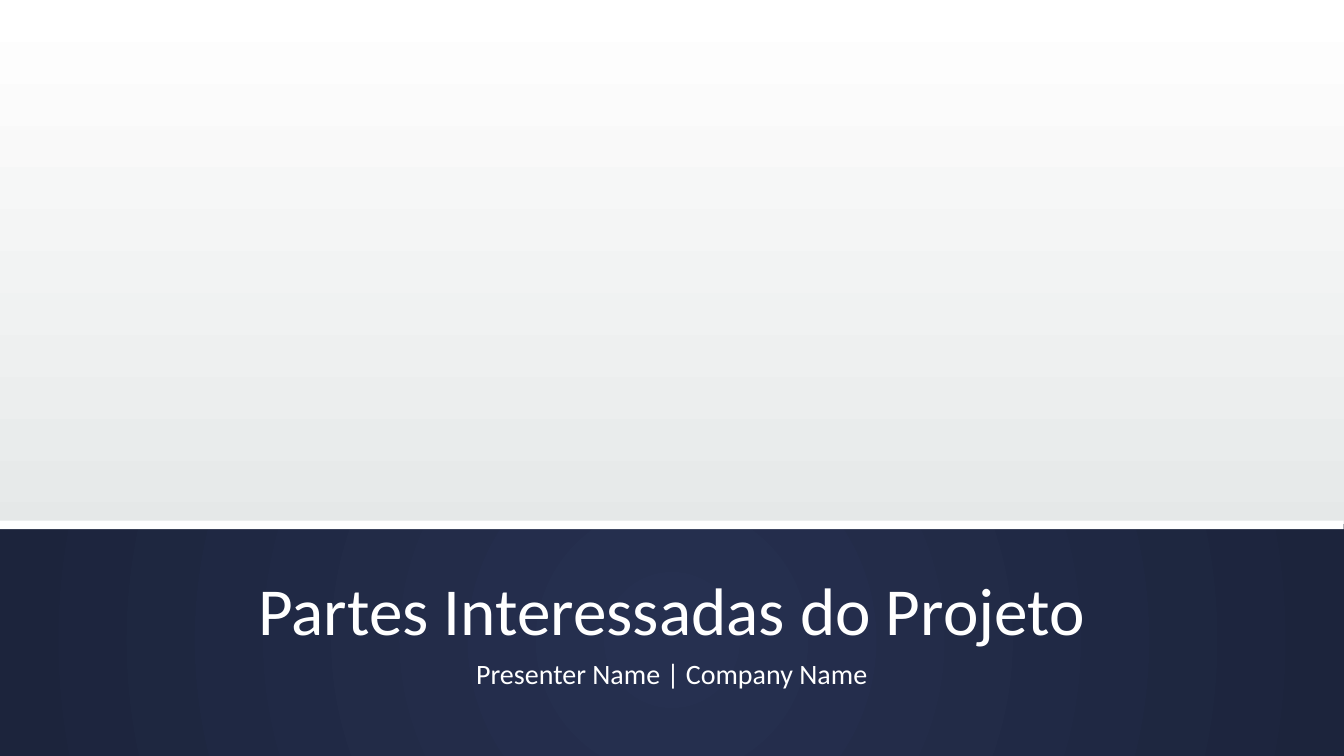
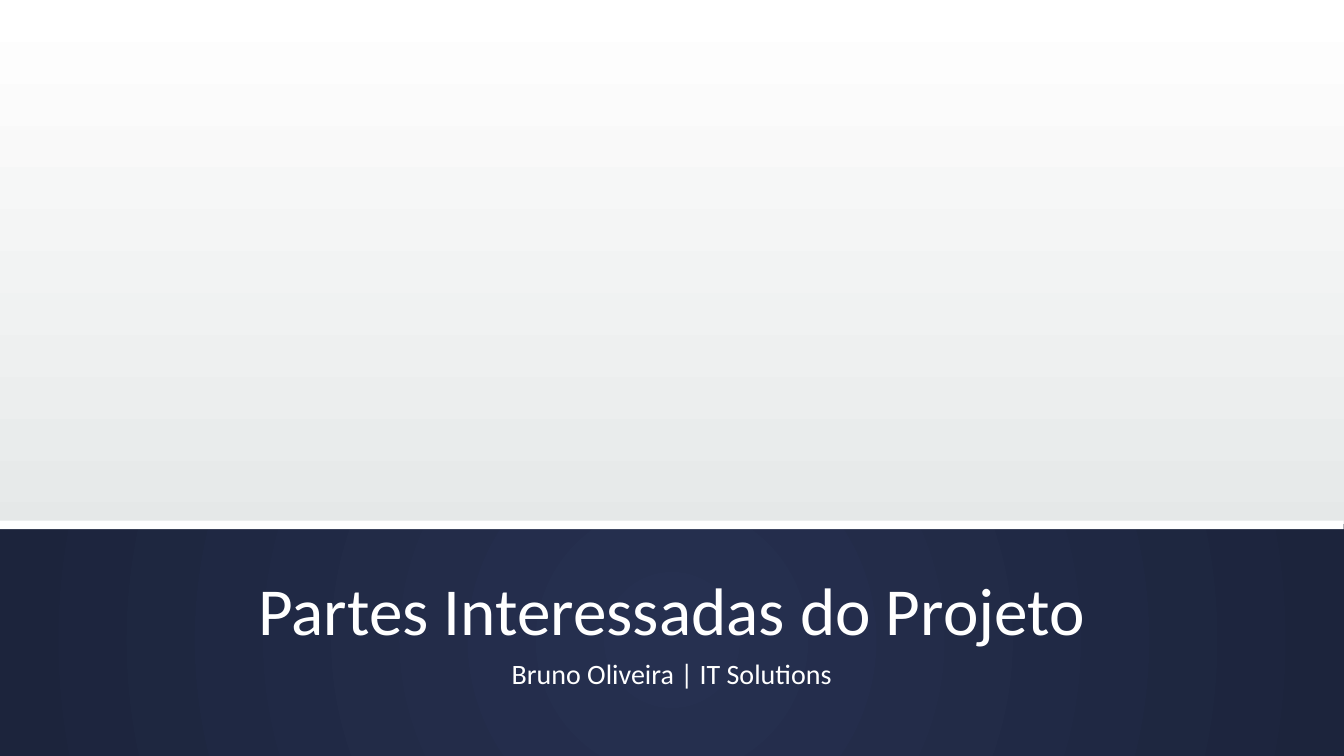
Before and after one commit to brunoedu/gestaoprojetos, a slide deck: slide 1 of 2. Registro das Partes Interessadas - Template.pptx. Drawn at 1344x756 pixels with LibreOffice and Linux fonts; fonts in the diff are those of the drawing; background and template pictures are left out. Boxes give left, top, right and bottom in pixels: in the first picture for what was removed or moved away, otherwise in the second. Text is boxed around its words. In the diff, an @@ line names an element or a change of style, - is before the commit and + after.

```diff
--- a/2. Registro das Partes Interessadas - Template.pptx
+++ b/2. Registro das Partes Interessadas - Template.pptx
@@ subtitle at bbox=[512, 664, 832, 684]: text changed @@
-Presenter Name | Company Name
+Bruno Oliveira | IT Solutions
```
Also in this commit, not shown: 4 other slides changed, 4 other files.
